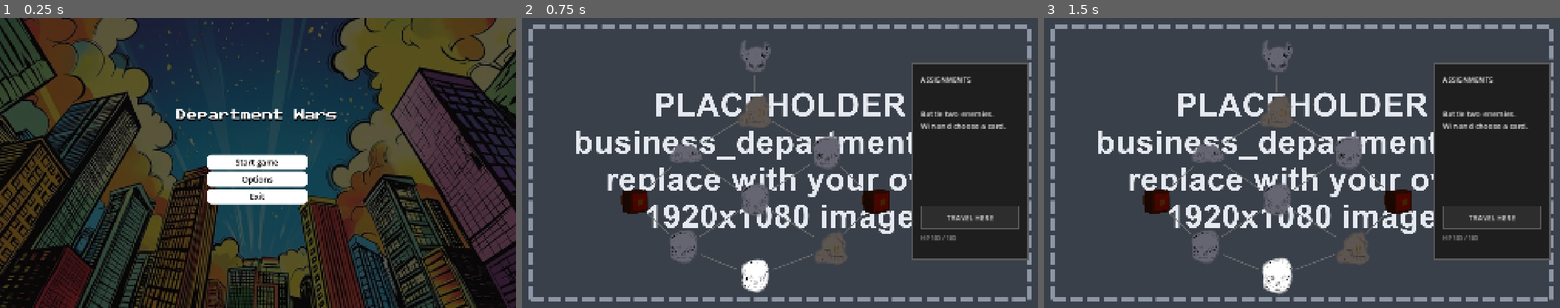
Above: before the commit, frames 1-3 (left to right).
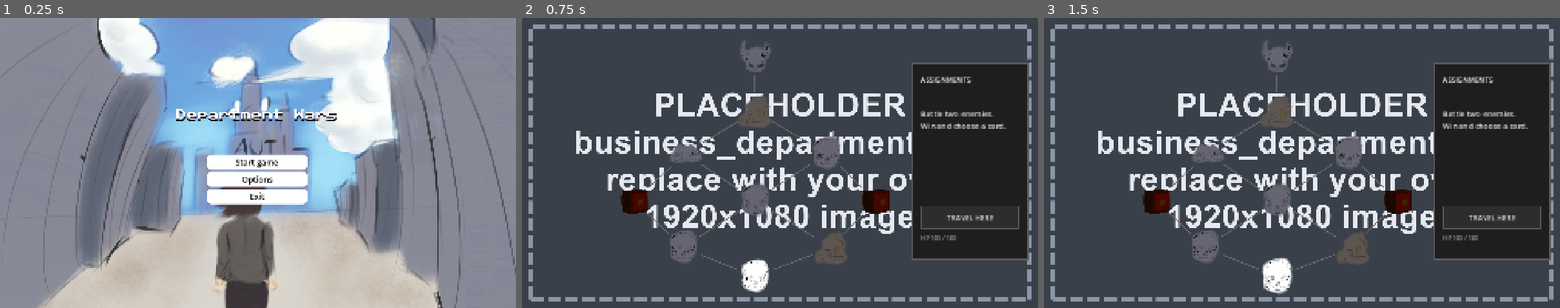
Above: after the commit, the same moments.

Repository: hxc6806/Department-Wars
Game: Godot game, scene res://Scenes/main_menu.tscn
Two runs of this game, one before a commit and one after it. Both use one fixed random seed, a clock stepped at 60 frames per second and the inputs below.
Inputs (mouse positions are in pixels of both pictures, inside the frame that each line leads up to):
- Up to frame 1 (0.25 s): no input
- Up to frame 2 (0.75 s): click "Start game" at 0.5 s
- Up to frame 3 (1.5 s): click (1276, 276) at 1.27 s

The runs differ from the first frame. In frame 1, 96% of the frame differs, in the area x 0-100%, y 0-100%; in frame 2, nothing differs; in frame 3, nothing differs.

Commit message:
made changes to main menu background and music

Diff:
--- a/department-wars/Scenes/main_menu.tscn
+++ b/department-wars/Scenes/main_menu.tscn
@@ -1,8 +1,8 @@
 [gd_scene format=3 uid="uid://df2pk3mpy12ut"]
 
-[ext_resource type="Texture2D" uid="uid://dvqke3cyyk7y3" path="res://Assets/360_F_1183353574_NIqTGmHSQIVK5ljuKxwIGrIHbcHNLh2m.jpg" id="1_48xlc"]
+[ext_resource type="Texture2D" uid="uid://brsejjpv2stk" path="res://Assets/Untitled_Artwork.png" id="1_n45e2"]
 [ext_resource type="FontFile" uid="uid://cthj24jjfrhwh" path="res://Assets/pixel_font.ttf" id="2_1ehe0"]
-[ext_resource type="AudioStream" uid="uid://ckul4t6rorqb3" path="res://Scenes/Melancholic Orchestral Worldbuilding Music The Seraphina (No Copyright).mp3" id="3_n45e2"]
+[ext_resource type="AudioStream" uid="uid://ckbl2yln6w0ue" path="res://Assets/mainmenu.mp3" id="3_n45e2"]
 [ext_resource type="Script" uid="uid://clnrhvmc6jo66" path="res://Scenes/audio_control.gd" id="4_ce3w2"]
 [ext_resource type="Script" uid="uid://bt3dspi1bujq5" path="res://Scenes/fullscreen_control.gd" id="5_n45e2"]
 
@@ -32,8 +32,7 @@
 "
 
 [sub_resource type="StyleBoxTexture" id="StyleBoxTexture_5xaec"]
-texture = ExtResource("1_48xlc")
-modulate_color = Color(0.3515629, 0.3515629, 0.35156286, 1)
+texture = ExtResource("1_n45e2")
 
 [sub_resource type="StyleBoxFlat" id="StyleBoxFlat_5xaec"]
 bg_color = Color(1, 1, 1, 1)
@@ -202,7 +201,6 @@
 [node name="AudioStreamPlayer" type="AudioStreamPlayer" parent="." unique_id=410246597]
 stream = ExtResource("3_n45e2")
 autoplay = true
-bus = &"Music"
 
 [node name="Options" type="Panel" parent="." unique_id=1125336746]
 layout_mode = 1
Binary file added: department-wars/Assets/Untitled_Artwork.png
Not shown, added: department-wars/Assets/Untitled_Artwork.png.import
Not shown, added: department-wars/Assets/mainmenu.mp3.import
Not shown: 1 places in department-wars/Scenes/main_menu.tscn that only renumber resources
Not shown, added: department-wars/Assets/mainmenu.mp3
